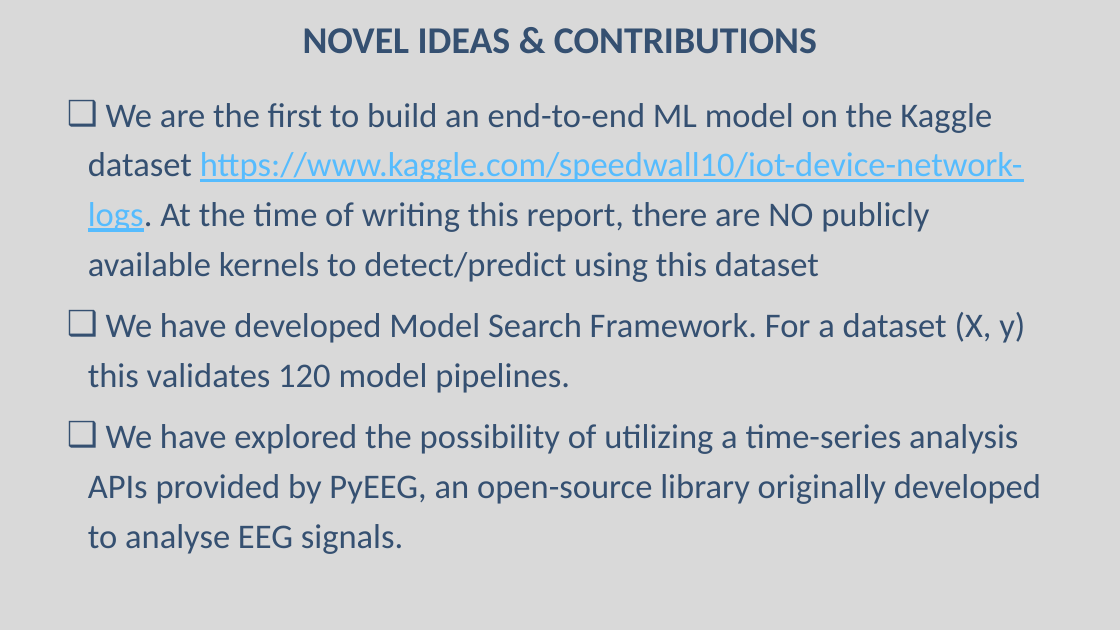
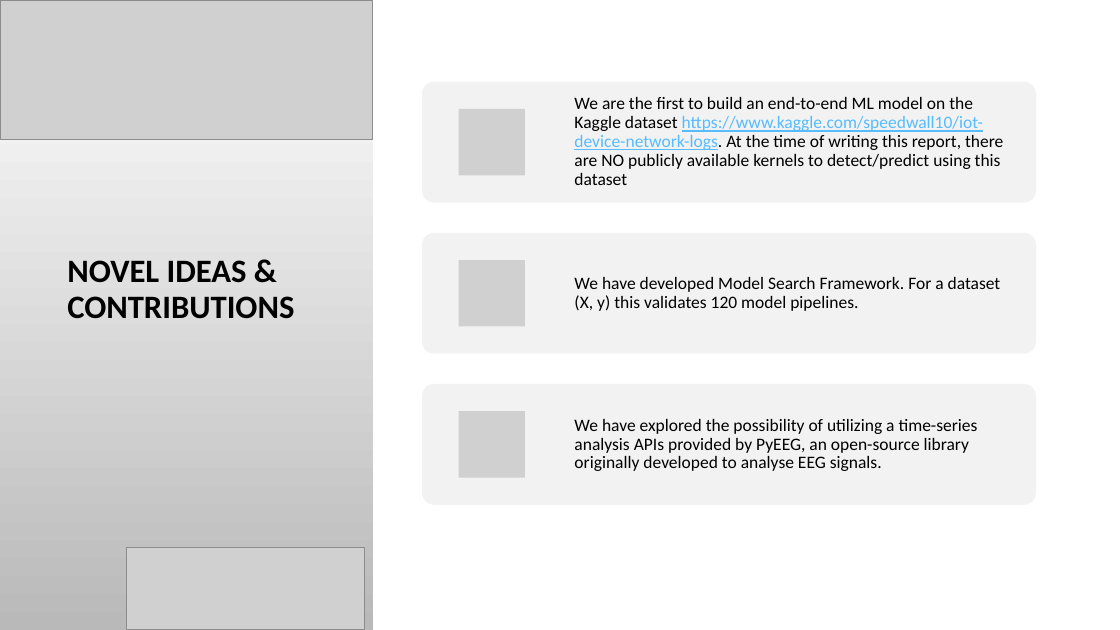
Before and after one commit to VinGPan/Machine_Learning_3252_project, a slide deck: slide 4 of Project_Presentation.pptx. Drawn at 1120x630 pixels with LibreOffice and Linux fonts; fonts in the diff are those of the drawing; grey boxes stand for pictures; background and template pictures are left out. Boxes give left, top, right and bottom in pixels: in the first picture for what was removed or moved away, otherwise in the second. Text is boxed around its words. In the diff, an @@ line names an element or a change of style, - is before the commit and + after.

Commit message:
- improved the presentation

```diff
--- a/Project_Presentation.pptx
+++ b/Project_Presentation.pptx
@@ background #D9D9D9 to picture (left out) @@
@@ rectangle added at [0,0,373,630], fill gradient #FFFFFF to #B9B9B9 @@
@@ picture added at [0,0,373,139] @@
@@ rectangle added at [373,0,1120,630], fill #FFFFFF @@
@@ text "We are the first to ...": place and size @@
-text "We are the first to ..." at [88,103,1041,554]
+text "We are the first to ..." at [574,97,1003,185]
@@ text "We are the first to ..." at [574,97,1003,185]: size 29.6 to 15 pt; text colour #355071 to #000000 in "We are the first to build an ..."; bullet ❑ to none; line spacing 1.2 to 0.9; less space between paragraphs; vertical alignment top to middle @@
@@ title "NOVEL IDEAS & CONTRIBUTIONS": place and size @@
-title "NOVEL IDEAS & CONTRIBUTIONS" at [303,28,817,54]
+title "NOVEL IDEAS & CONTRIBUTIONS" at [67,260,294,319]
@@ title "NOVEL IDEAS & CONTRIBUTIONS" at [67,260,294,319]: size 32.4 to 28 pt, text colour #355071 to #000000; alignment centre to left @@
@@ text at [88,312,1041,554]: paragraphs removed @@
-❑ We have developed Model Search Framework. For a dataset (X, y) this validates 120 model pipelines.
-❑ We have explored the possibility of utilizing a time-series analysis APIs provided by PyEEG, an open-source library originally developed to analyse EEG signals.
@@ group added at [422,82,1036,505]: 3 rounded rectangles, 3 pictures, 2 texts @@
+We have developed Model Search Framework. For a dataset (X, y) this validates 120 model pipelines.
+We have explored the possibility of utilizing a time-series analysis APIs provided by PyEEG, an open-source library originally developed to analyse EEG signals.
@@ picture added at [127,548,365,630] @@
```
Also in this commit, not shown: 3 other slides changed.
